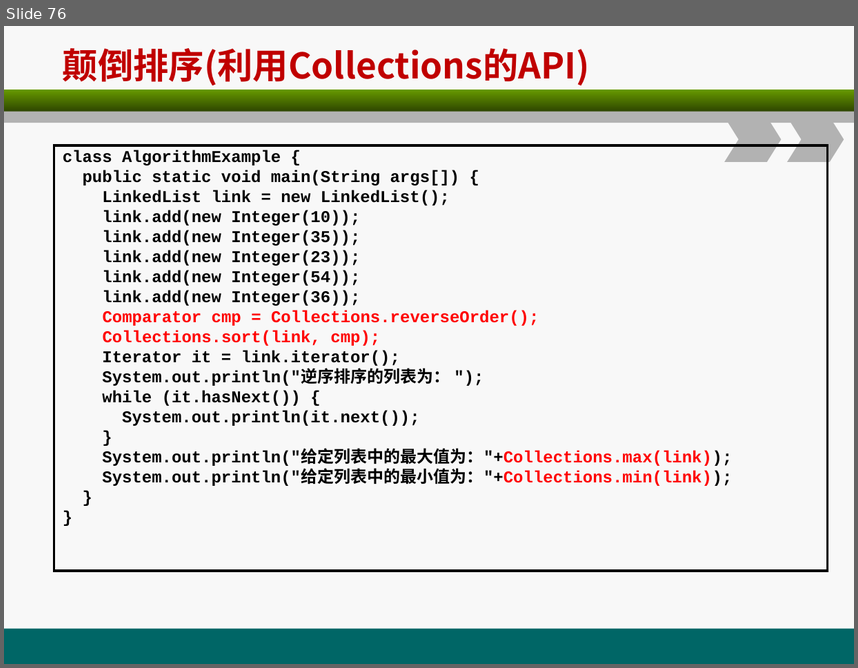
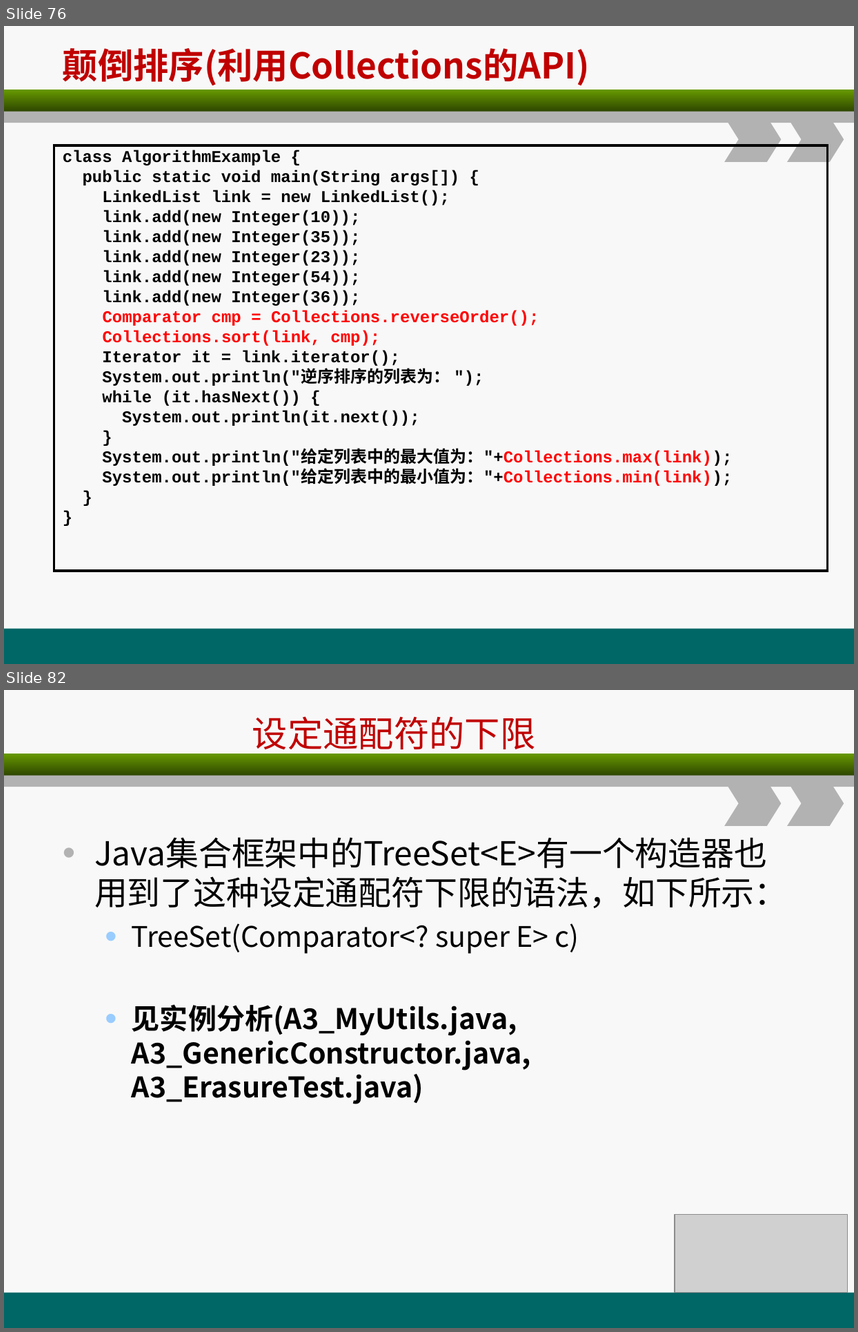
Before and after one commit to christwei/gitDoc, a slide deck: 课件/环宇/java编程基础/A3.ppt. Shown one above the other, each under a label of ours: slide 76 before the commit, slides 76 and 82 after it; the slides between them are not shown. The pictures are 858x668 and 858x1332 pixels, drawn with LibreOffice and Linux fonts; fonts in the diff are those of the drawing; grey boxes stand for pictures. Boxes give left, top, right and bottom in pixels: in the first picture for what was removed or moved away, otherwise in the second. Text is boxed around its words. In the diff, an @@ line names an element or a change of style, - is before the commit and + after.

```diff
--- a/课件/环宇/java编程基础/A3.ppt
+++ b/课件/环宇/java编程基础/A3.ppt
@@ slide 82 added at bbox=[4, 690, 854, 1328], background #F8F8F8; not listed: 5 template elements that a slide beside it also shows @@
@@ title added at bbox=[252, 716, 536, 756], 30 pt, text #C00000 @@
+设定通配符的下限
@@ text added at bbox=[94, 837, 788, 1104], 24 pt, text #000000 @@
+• Java集合框架中的TreeSet<E>有一个构造器也用到了这种设定通配符下限的语法，如下所示：
+  • TreeSet(Comparator<? super E> c)
+  • 见实例分析(A3_MyUtils.java, A3_GenericConstructor.java, A3_ErasureTest.java)
@@ picture added at bbox=[675, 1214, 848, 1292] @@
```
Also in this commit, not shown: 5 other slides added, 6 other files.
